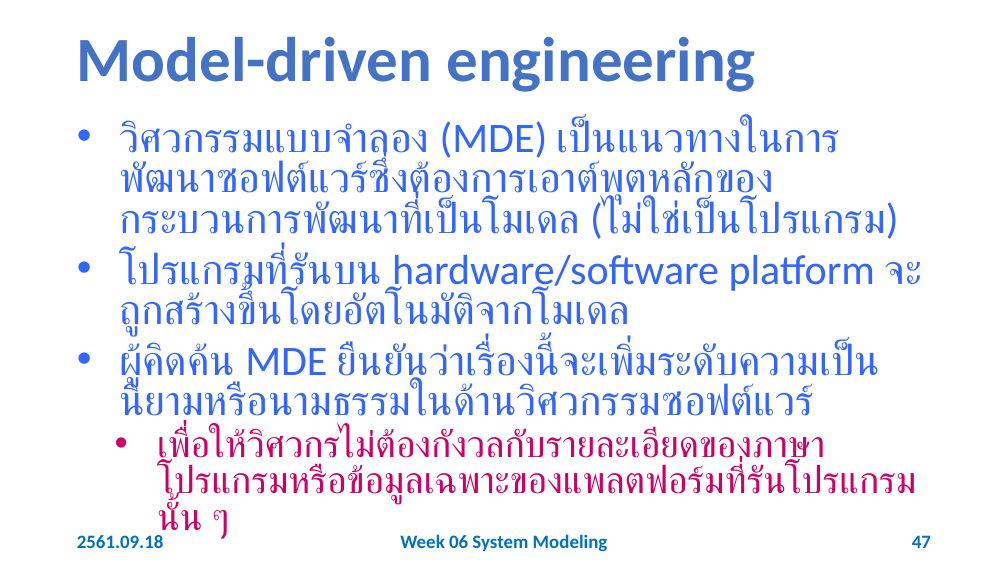
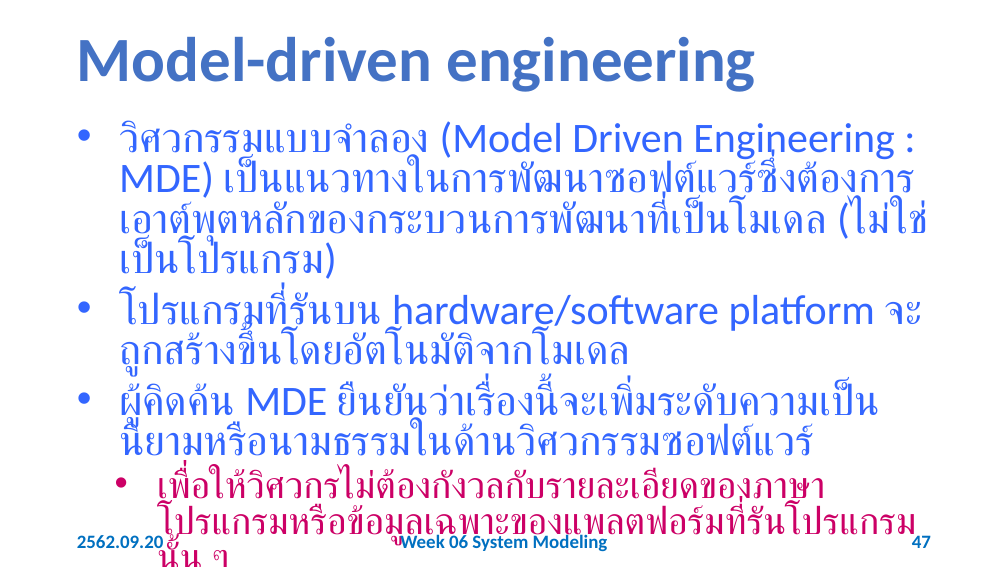
Before and after one commit to 03376806-software-engineering/Week-06-System-Modeling, a slide deck: slide 47 of Slides/Week 06 System Modeling.pptx. Drawn at 1008x567 pixels with LibreOffice and Linux fonts; fonts in the diff are those of the drawing. Boxes give left, top, right and bottom in pixels: in the first picture for what was removed or moved away, otherwise in the second. Text is boxed around its words. In the diff, an @@ line names an element or a change of style, - is before the commit and + after.

```diff
--- a/Slides/Week 06 System Modeling.pptx
+++ b/Slides/Week 06 System Modeling.pptx
@@ text at [119, 120, 929, 285]: text changed @@
-• วิศวกรรมแบบจำลอง (MDE) เป็นแนวทางในการพัฒนาซอฟต์แวร์ซึ่งต้องการเอาต์พุตหลักของกระบวนการพัฒนาที่เป็นโมเดล (ไม่ใช่เป็นโปรแกรม)
+• วิศวกรรมแบบจำลอง (Model Driven Engineering : MDE) เป็นแนวทางในการพัฒนาซอฟต์แวร์ซึ่งต้องการเอาต์พุตหลักของกระบวนการพัฒนาที่เป็นโมเดล (ไม่ใช่เป็นโปรแกรม)
@@ text at [77, 535, 164, 553]: text changed @@
-2561.09.18
+2562.09.20
```
Also in this commit, not shown: 56 other slides changed, 1 slide removed.
